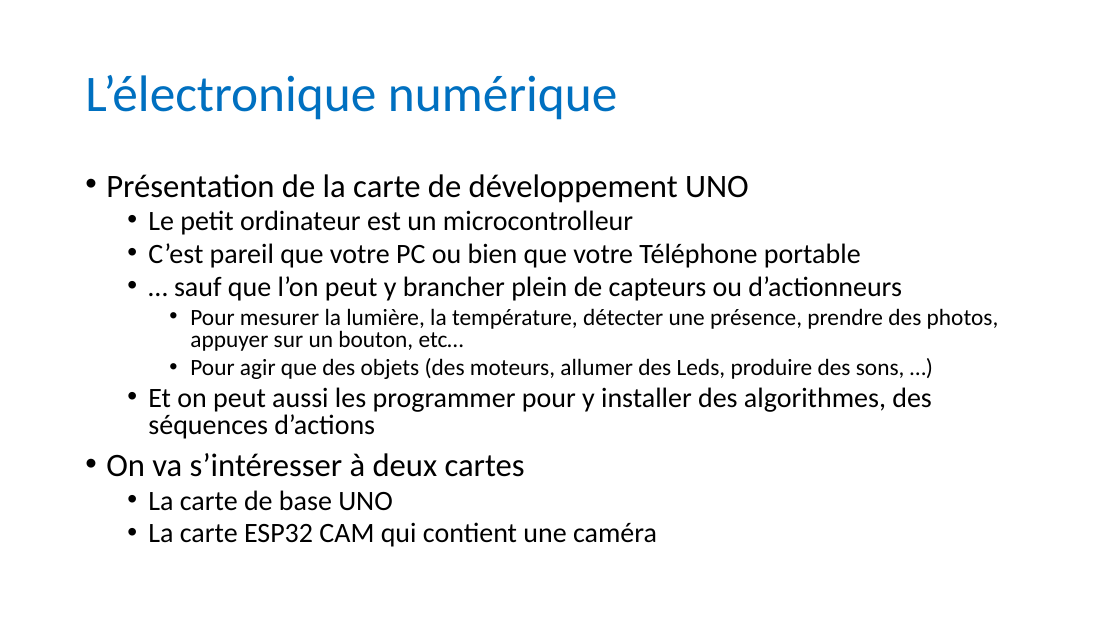
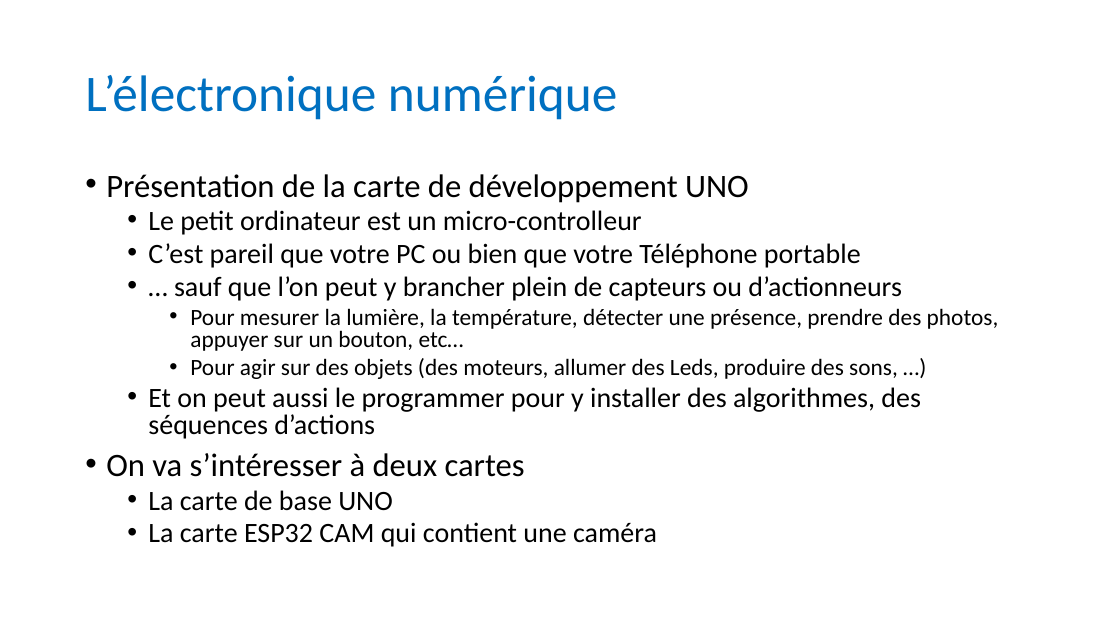
Before and after one commit to anumby-source/RobotServiceJeunesse2023, a slide deck: slide 11 of Journée du 5 mai 2023.pptx. Drawn at 1120x630 pixels with LibreOffice and Linux fonts; fonts in the diff are those of the drawing. Boxes give left, top, right and bottom in pixels: in the first picture for what was removed or moved away, otherwise in the second. Text is boxed around its words. In the diff, an @@ line names an element or a change of style, - is before the commit and + after.

Commit message:
Evolutions des programmes .ino Présentation pour la journée du 5 mai

```diff
--- a/Journée du 5 mai 2023.pptx
+++ b/Journée du 5 mai 2023.pptx
@@ text at box(148, 210, 642, 235): text changed @@
-  • Le petit ordinateur est un microcontrolleur
+  • Le petit ordinateur est un micro-controlleur
@@ text at box(148, 358, 921, 439): text changed @@
-    • Pour agir que des objets (des moteurs, allumer des Leds, produire des sons, …)
-  • Et on peut aussi les programmer pour y installer des algorithmes, des séquences d’actions
+    • Pour agir sur des objets (des moteurs, allumer des Leds, produire des sons, …)
+  • Et on peut aussi le programmer pour y installer des algorithmes, des séquences d’actions
```
Also in this commit, not shown: 4 other slides changed, 1 slide added, 1 other file.
